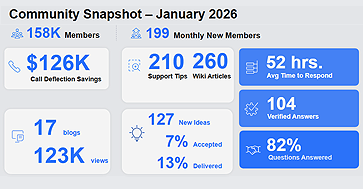
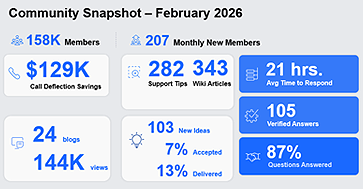
Comparing the layer stacks of the two 363×189 images. Changes:
added layer "Feb 2026" in group "Metric Snapshots" over [0, 6, 363, 183]